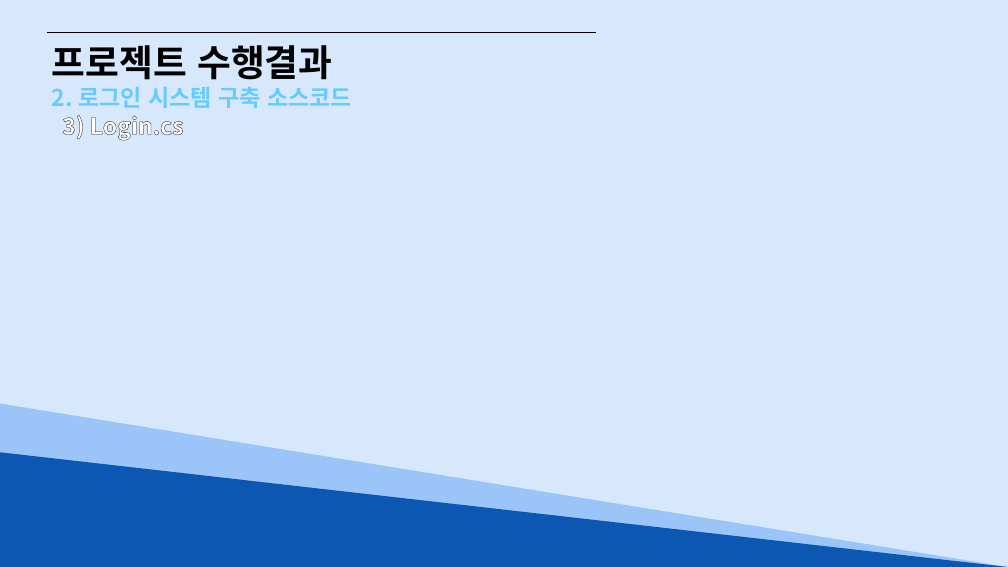
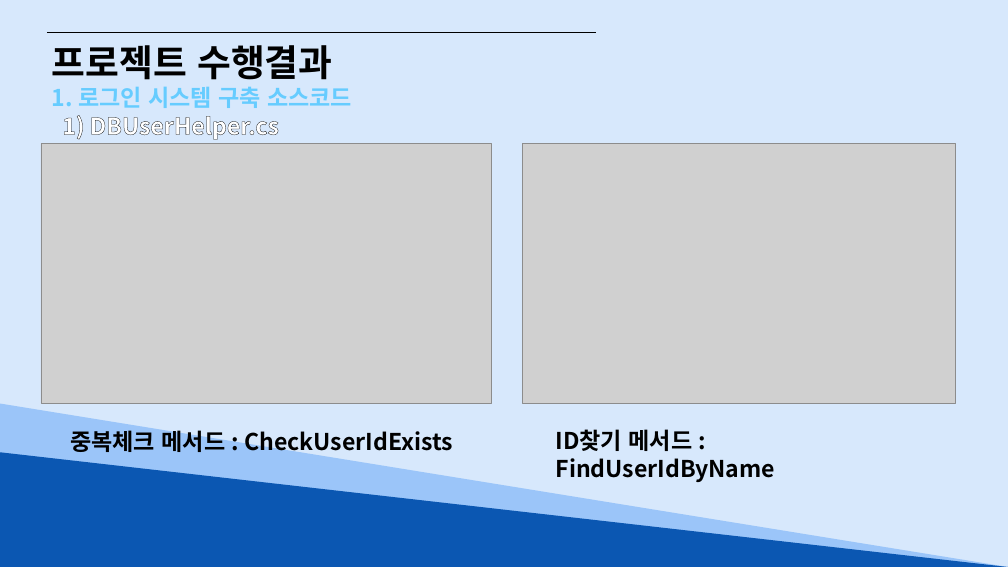
Before and after one commit to Hyno2/CSharpProject, a slide deck: slide 16 of 앉아써 팀(대구광역시 맛집데이터 조회시스템).pptx. Drawn at 1008x567 pixels with LibreOffice and Linux fonts; fonts in the diff are those of the drawing; grey boxes stand for pictures. Boxes give left, top, right and bottom in pixels: in the first picture for what was removed or moved away, otherwise in the second. Text is boxed around its words. In the diff, an @@ line names an element or a change of style, - is before the commit and + after.

```diff
--- a/앉아써 팀(대구광역시 맛집데이터 조회시스템).pptx
+++ b/앉아써 팀(대구광역시 맛집데이터 조회시스템).pptx
@@ text at <box>52,86,352,140</box>: text changed; text colour #66CCFF to #FFFFFF @@
-2. 로그인 시스템 구축 소스코드
-3) Login.cs
+1. 로그인 시스템 구축 소스코드
+1) DBUserHelper.cs
@@ picture added at <box>41,144,492,404</box> @@
@@ picture added at <box>523,144,956,404</box> @@
@@ text added at <box>70,426,453,455</box>, 22 pt, text #000000, bold @@
+중복체크 메서드 : CheckUserIdExists
@@ text added at <box>556,429,775,482</box>, 22 pt, text #000000, bold @@
+ID찾기 메서드 : FindUserIdByName
```
Also in this commit, not shown: 12 other slides changed, 3 slides added, 14 slides removed, 2 other files.
